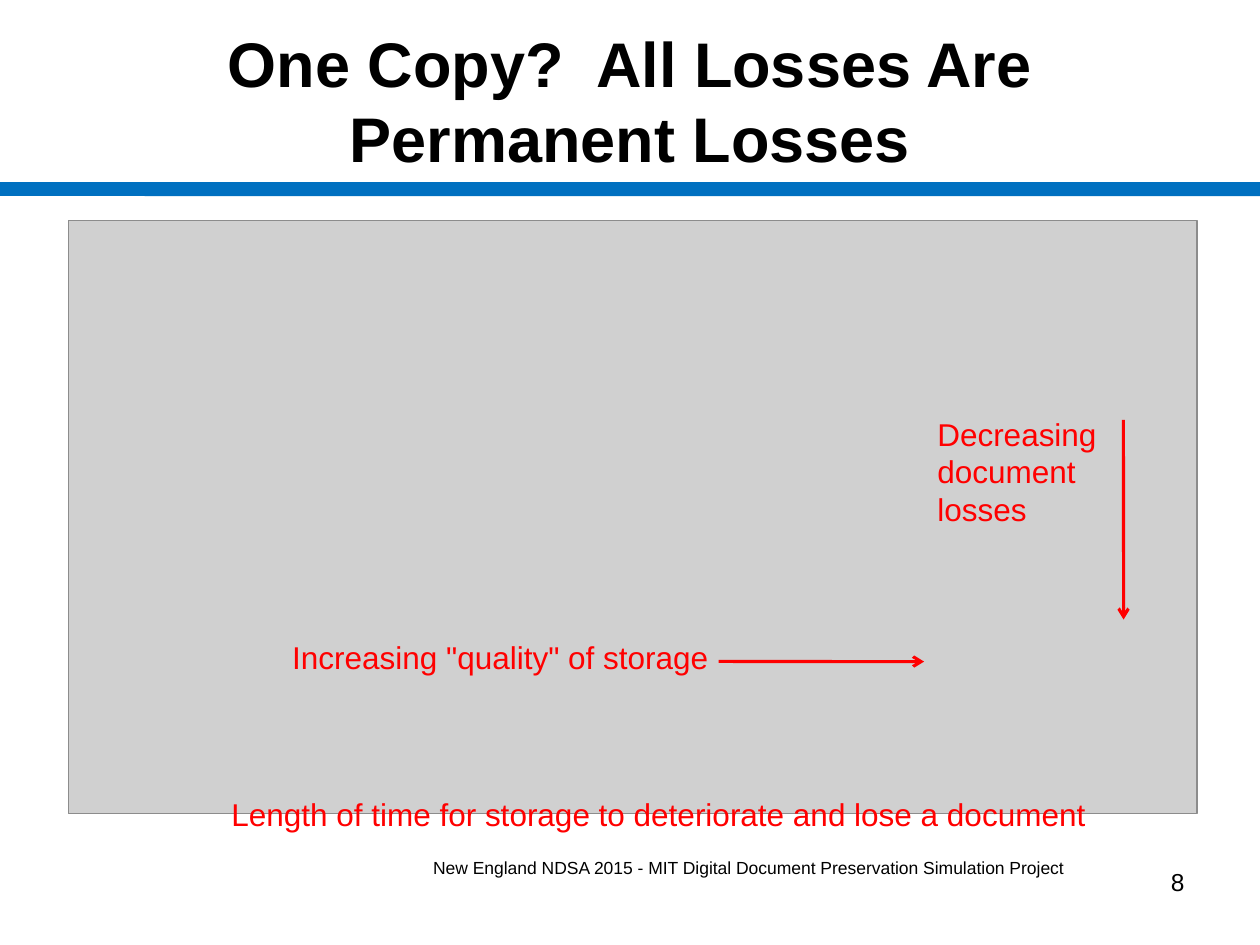
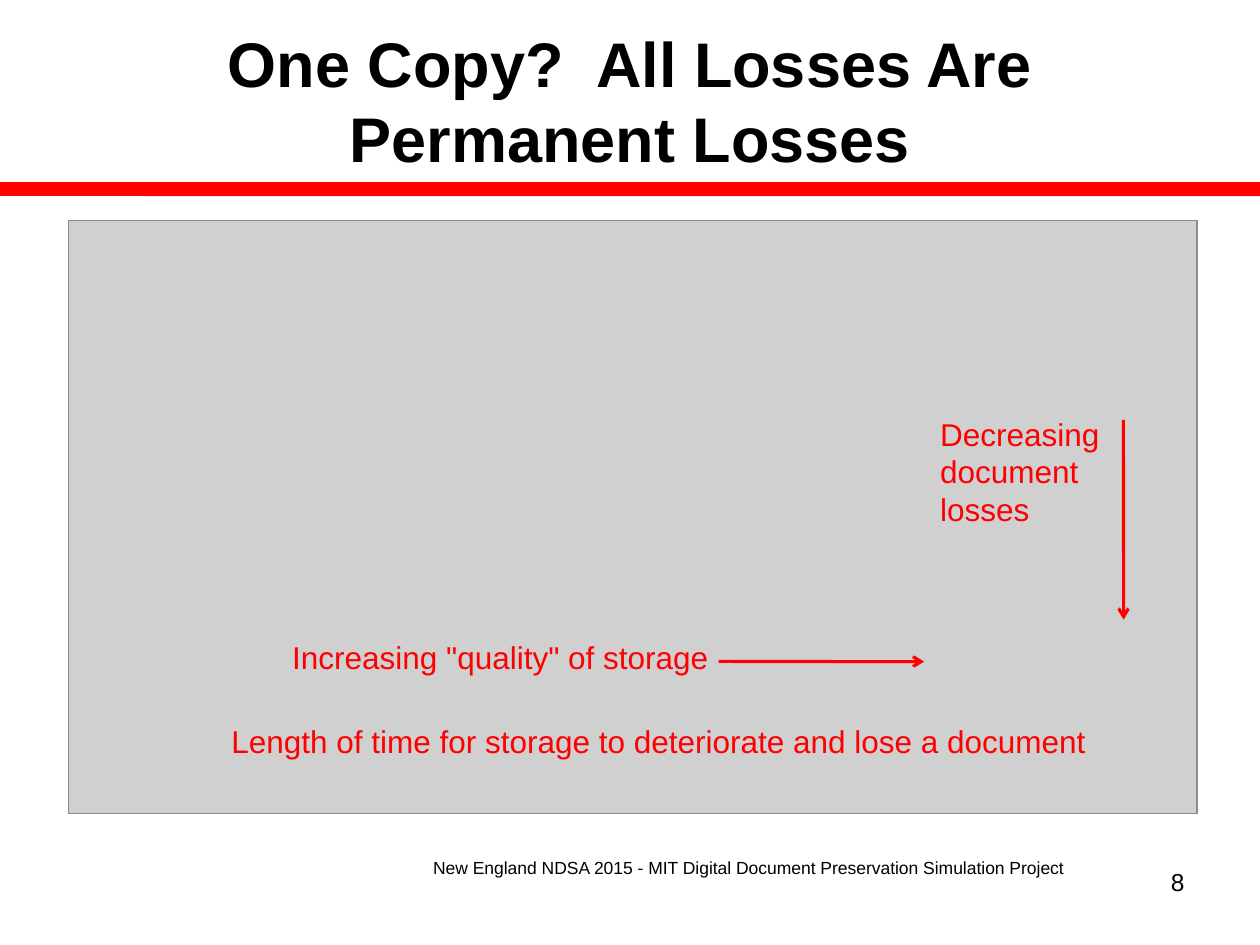
Before and after one commit to MIT-Informatics/PreservationSimulation, a slide deck: slide 8 of shelf/docs/Slides_NewEnglandNDSA.ppt. Drawn at 1260x945 pixels with LibreOffice and Linux fonts; fonts in the diff are those of the drawing; grey boxes stand for pictures. Boxes give left, top, right and bottom in pixels: in the first picture for what was removed or moved away, otherwise in the second. Text is boxed around its words. In the diff, an @@ line names an element or a change of style, - is before the commit and + after.

```diff
--- a/shelf/docs/Slides_NewEnglandNDSA.ppt
+++ b/shelf/docs/Slides_NewEnglandNDSA.ppt
@@ line (0, 189) - (1260, 189): stroke #0070C0 7.99 pt to #FF0000 7.99 pt @@
@@ text "Length of time for storage ...": place and size @@
-text "Length of time for storage ..." at (231,801,1085,832)
+text "Length of time for storage ..." at (231,730,1085,759)
```
Also in this commit, not shown: 16 other slides changed, 1 other file.
